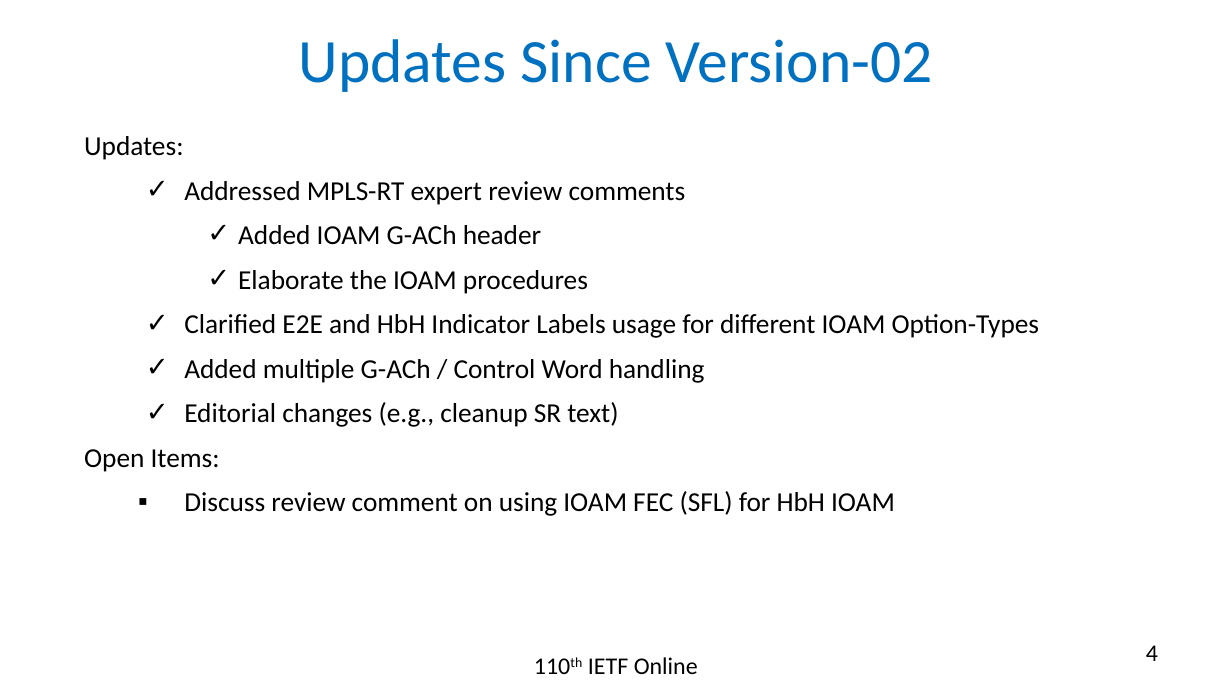
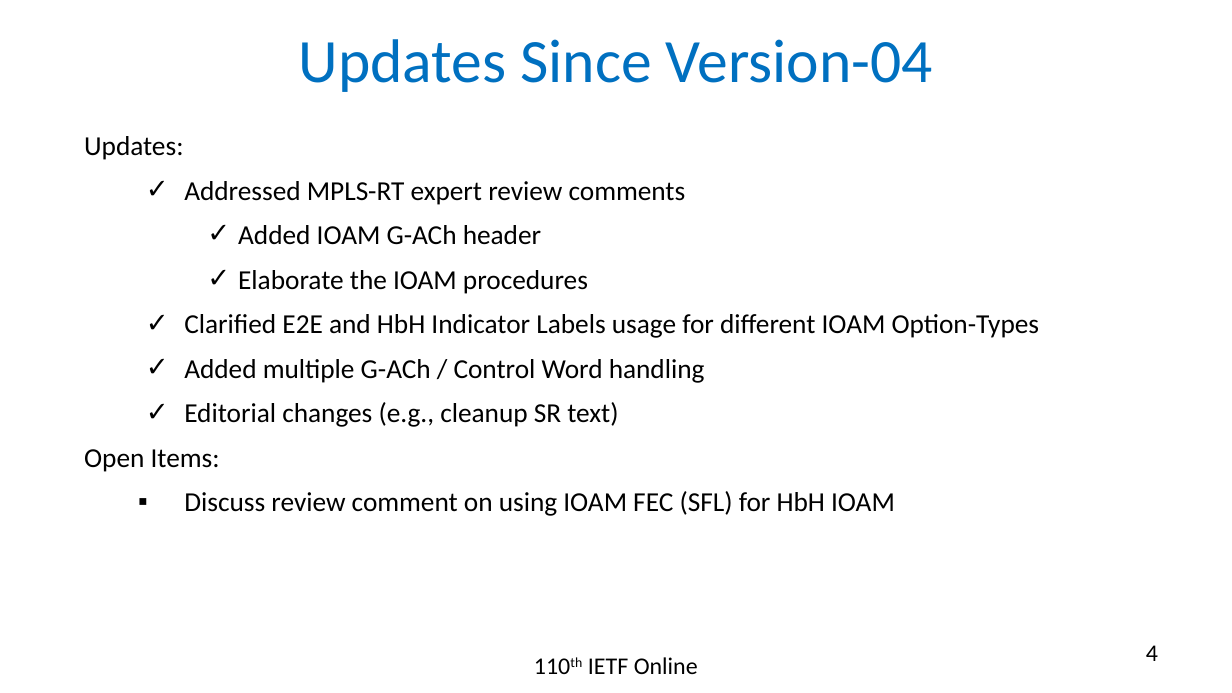
Before and after one commit to rakgandhi/ietf-slides, a slide deck: slide 4 of draft-gandhi-mpls-ioam-sr-06.pptx. Drawn at 1232x693 pixels with LibreOffice and Linux fonts; fonts in the diff are those of the drawing. Boxes give left, top, right and bottom in pixels: in the first picture for what was removed or moved away, otherwise in the second. Text is boxed around its words. In the diff, an @@ line names an element or a change of style, - is before the commit and + after.

```diff
--- a/draft-gandhi-mpls-ioam-sr-06.pptx
+++ b/draft-gandhi-mpls-ioam-sr-06.pptx
@@ title at [299, 39, 933, 92]: text changed @@
-Updates Since Version-02
+Updates Since Version-04
```
Also in this commit, not shown: 1 other file.
